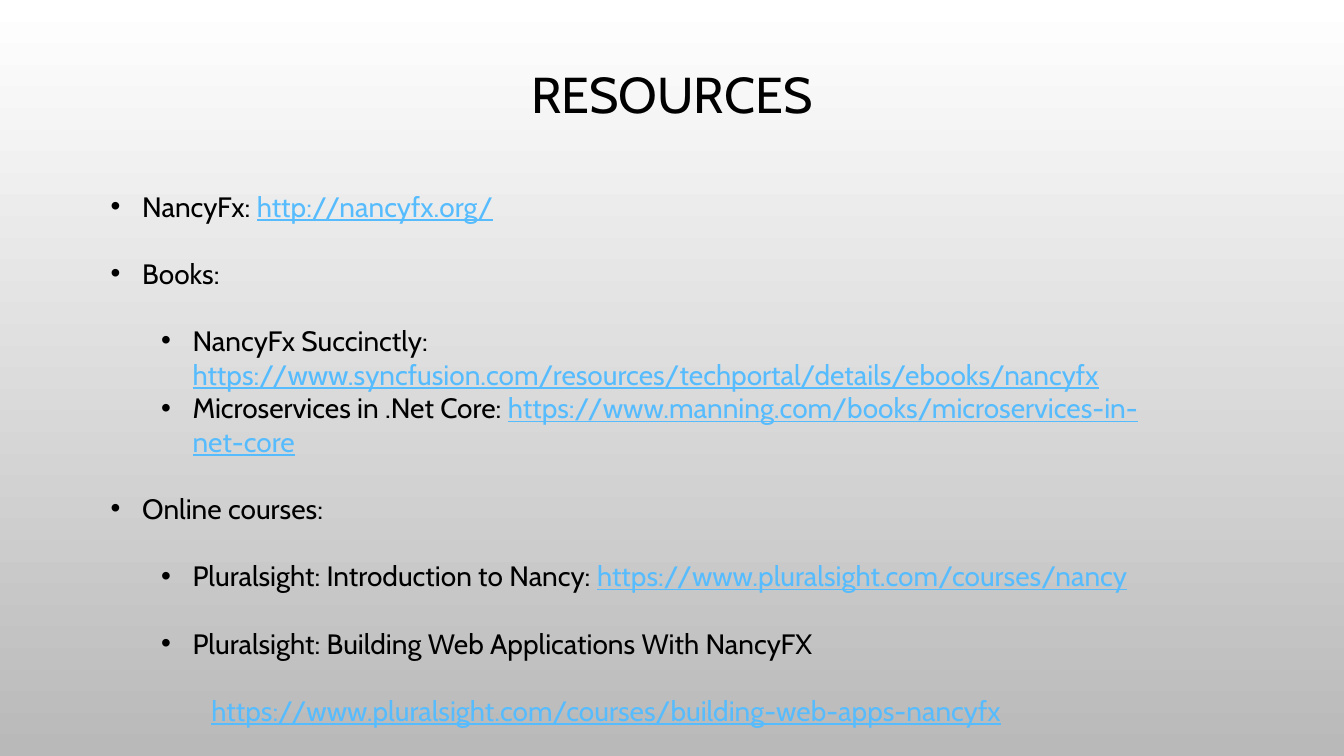
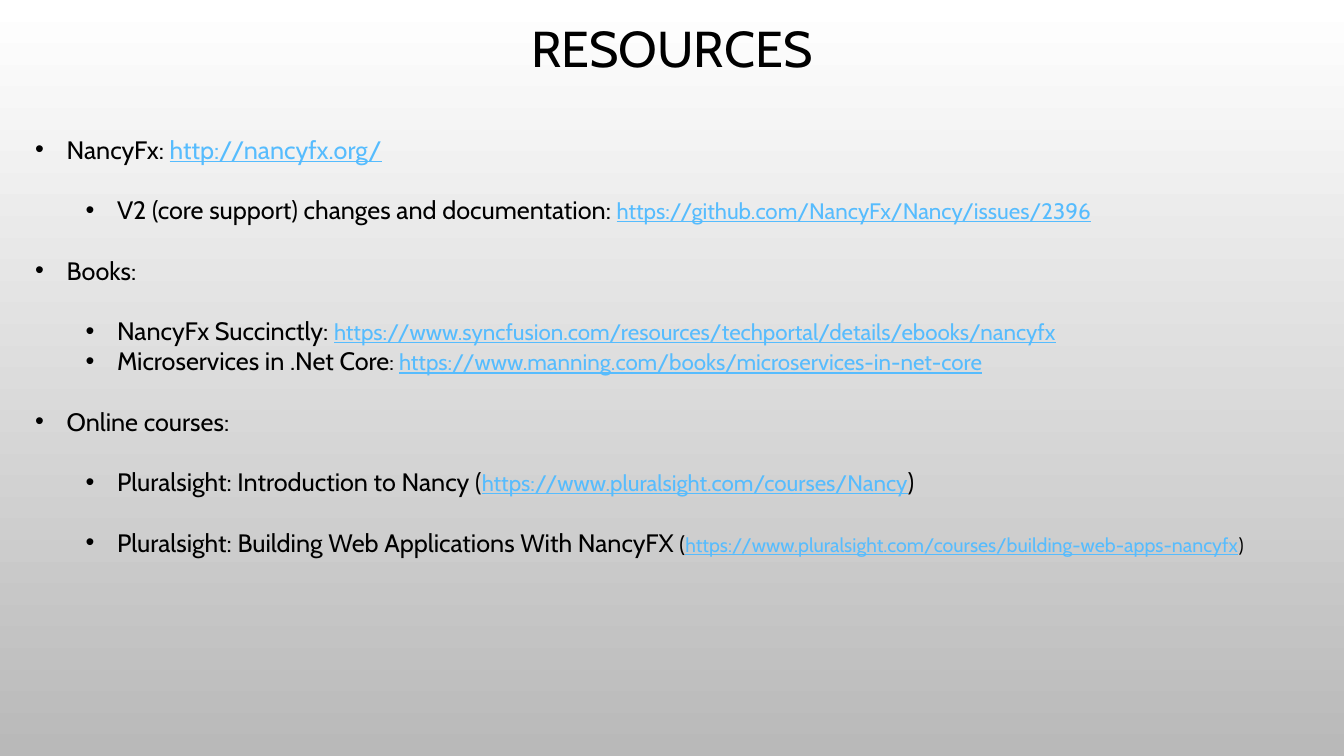
Before and after one commit to snavarropino/nancyFxSession, a slide deck: slide 15 of nancyFx.pptx (slide 14 before the commit). Drawn at 1344x756 pixels with LibreOffice and Linux fonts; fonts in the diff are those of the drawing; background and template pictures are left out. Boxes give left, top, right and bottom in pixels: in the first picture for what was removed or moved away, otherwise in the second. Text is boxed around its words. In the diff, an @@ line names an element or a change of style, - is before the commit and + after.

```diff
--- a/nancyFx.pptx
+++ b/nancyFx.pptx
@@ title "RESOURCES": place and size @@
-title "RESOURCES" at <box>531,77,813,114</box>
+title "RESOURCES" at <box>531,31,813,68</box>
@@ text "NancyFx: http://nancyfx.org/": place and size @@
-text "NancyFx: http://nancyfx.org/" at <box>142,196,1138,660</box>
+text "NancyFx: http://nancyfx.org/" at <box>67,140,1243,558</box>
@@ text at <box>67,140,1055,432</box>: size 20 to 18 pt in "NancyFx: http://nancyfx.org/", "Books:", "NancyFx Succinctly:", "Microservices in .Net Core:" and 1 more places; size 20 to 16 pt in "https://www.syncfusion.com/resources/techportal/details/eboo ...", "Core: https://www.manning.com/books/microservices-in-net-cor ..." @@
@@ text at <box>117,200,1091,225</box>: paragraph added @@
+  • V2 (core support) changes and documentation: https://github.com/NancyFx/Nancy/issues/2396
@@ text at <box>117,472,1243,558</box>: text changed; size 20 to 18 pt @@
-  • Pluralsight: Introduction to Nancy: https://www.pluralsight.com/courses/nancy
-  • Pluralsight: Building Web Applications With NancyFX
-    https://www.pluralsight.com/courses/building-web-apps-nancyfx
+  • Pluralsight: Introduction to Nancy (https://www.pluralsight.com/courses/Nancy)
+  • Pluralsight: Building Web Applications With NancyFX (https://www.pluralsight.com/courses/building-web-apps-nancyfx)
```
Also in this commit, not shown: 2 other slides changed, 2 slides added, 21 other files.
